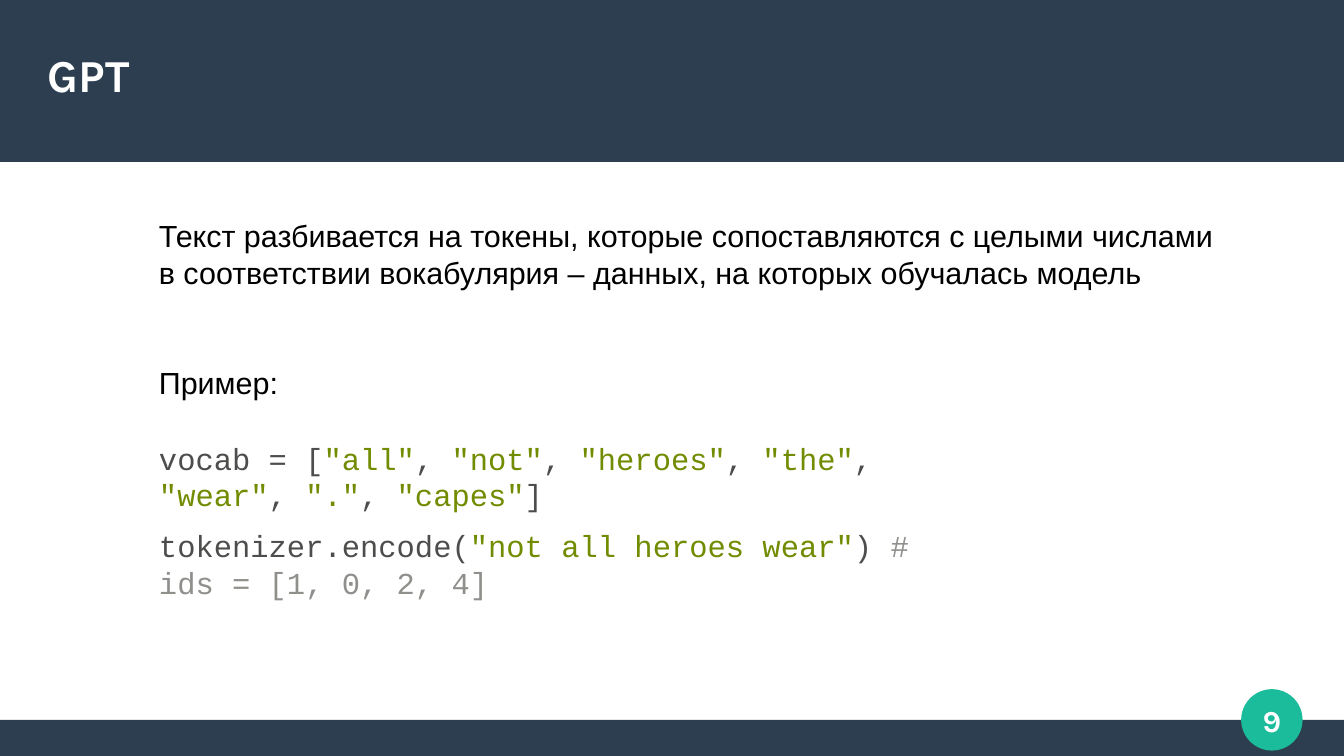
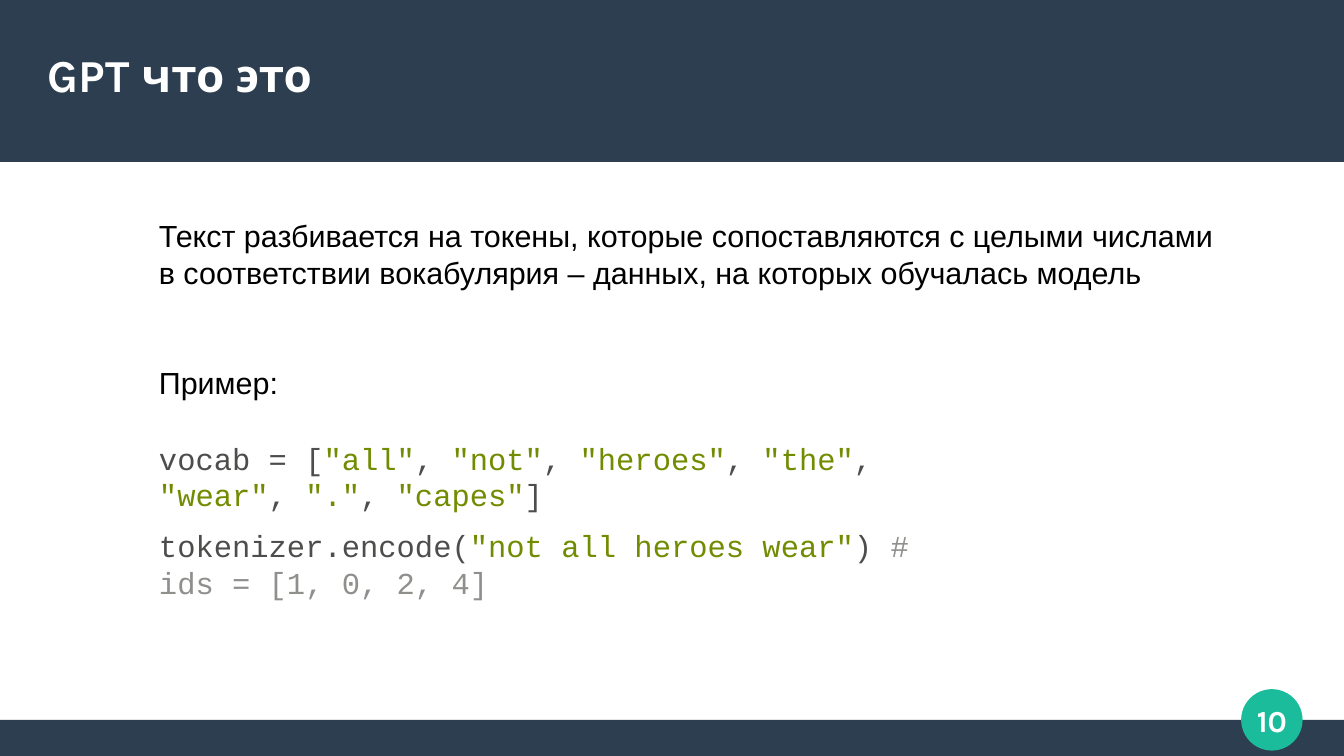
Before and after one commit to Zorinal/FilmBot, a slide deck: slide 10 of арс трансформеры.pptx (slide 9 before the commit). Drawn at 1344x756 pixels with LibreOffice and Linux fonts; fonts in the diff are those of the drawing. Boxes give left, top, right and bottom in pixels: in the first picture for what was removed or moved away, otherwise in the second. Text is boxed around its words. In the diff, an @@ line names an element or a change of style, - is before the commit and + after.

```diff
--- a/арс трансформеры.pptx
+++ b/арс трансформеры.pptx
@@ title at [48,61,312,93]: text changed @@
-GPT
+GPT что это
@@ page number at [1257,712,1287,733]: text changed @@
-9
+10
```
Also in this commit, not shown: 1 other slide changed, 3 slides added.
